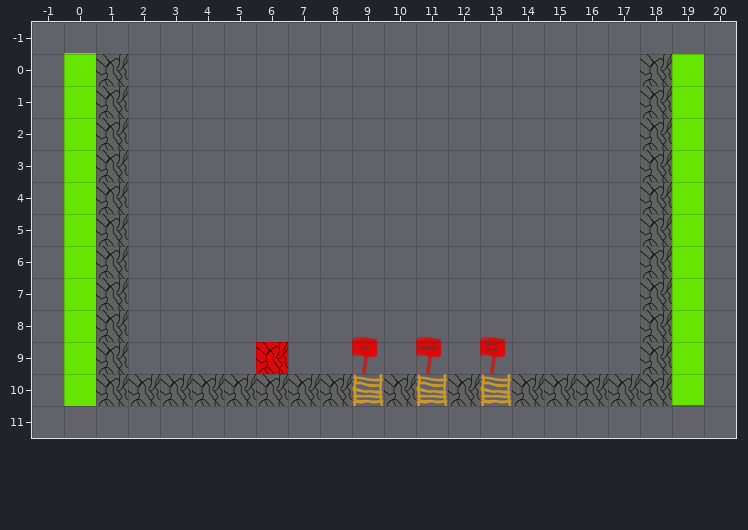
Two versions of a level (Tiled map, Assets/Resources/Map/Maps01.tmx). The picture above was drawn from the file before the commit.
Cells are 500x500 px. Shown: x -1..20, y -1..11.
New version:
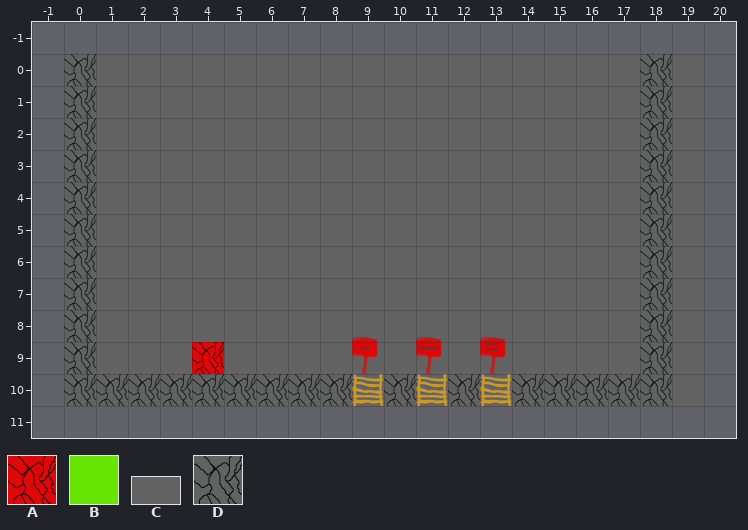
Key: from "QABoxObjects": A 0 "Spawner", B 4 "CamLock", C 10 "Background1"; from "QABoxTiles": D 0 "Block".
_ is an empty cell, . an unchanged one.
Objects are placed by their top-left corner, in cells (3,4 is the top-left corner of cell 3,4); size is 1x1 cell unless given.
Diff:
--- layer "Background" (added)
+C "Background1" at 0,0 size 20x11
--- layer "Ground"
@@ x 0..0 @@
-10 _
+10 D
--- layer "Objects"
-D "Block" at 1,0
+D "Block" at 0,0
-D "Block" at 1,1
+D "Block" at 0,1
-D "Block" at 1,2
+D "Block" at 0,2
-D "Block" at 1,3
+D "Block" at 0,3
-D "Block" at 1,4
+D "Block" at 0,4
-D "Block" at 1,5
+D "Block" at 0,5
-D "Block" at 1,6
+D "Block" at 0,6
-D "Block" at 1,7
+D "Block" at 0,7
-D "Block" at 1,8
+D "Block" at 0,8
-A "Spawner" at 6,9
+A "Spawner" at 4,9
-D "Block" at 1,9
+D "Block" at 0,9
--- layer "CamLock" (now hidden)
-B "CamLock" at 19,0 size 1x11
-B "CamLock" at 0,0 size 1x11
